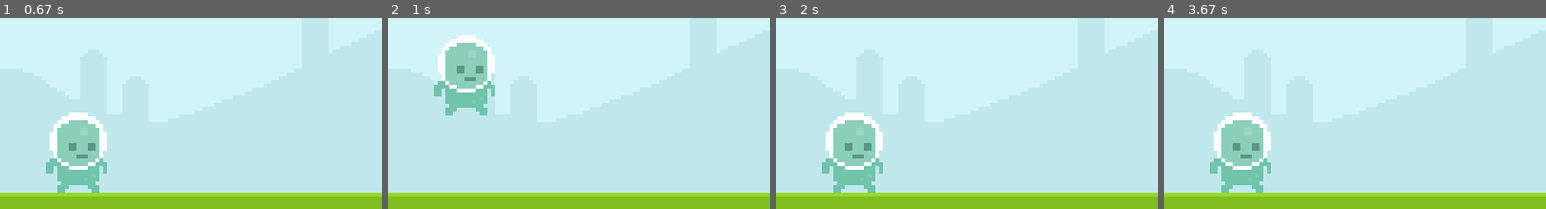
Above: before the commit, frames 1-4 (left to right).
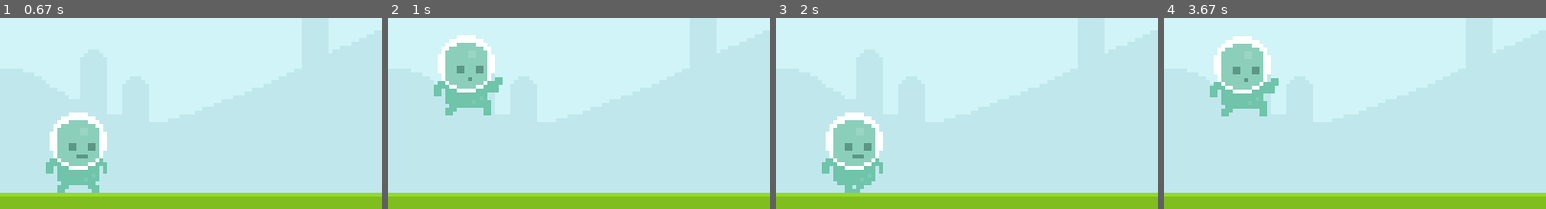
Above: after the commit, the same moments.

Repository: devloos/Python
Game: pygame game, started from projects/runner/index.py
Same seed, same stepped clock (60 frames per second), same inputs: the game is played once before the commit and once after it.
Inputs (mouse positions are % of the whole screen's width and height, from its top left):
- Up to frame 1 (0.67 s): tap Space at 0.33 s
- Up to frame 2 (1 s): click (10, 64) at 0.72 s
- Up to frame 3 (2 s): click (19, 35) at 1.05 s; click (10, 64) at 1.38 s
- Up to frame 4 (3.67 s): tap Space at 2.17, 2.57, 2.87, 3.07, 3.4 s
The pictures show only the part of the screen within x 0-50%, y 29-79%; the shares and areas given below are measured in that part.

Frame 1 is identical in both runs. In frame 2, 0.4% of the frame differs, in the area x 20-30%, y 31-51%; in frame 3, 0.4%; in frame 4, 10%, in the area x 12-30%, y 9-92%.

Commit message:
animation

Diff:
--- a/projects/runner/index.py
+++ b/projects/runner/index.py
@@ -18,6 +18,9 @@
 start_time = 0
 score = 0
 player_gravity = 0
+player_walk_index = 0
+snail_frame_index = 0
+fly_frame_index = 0
 
 # list of string and Rect (string being surface type e.g. snail)
 entities: list[list[str, pygame.Rect]] = []
@@ -28,12 +31,17 @@
 
 sky_surf = pygame.image.load('graphics/sky.png').convert()
 ground_surf = pygame.image.load('graphics/ground.png').convert()
-snail_surf = pygame.image.load('graphics/snail/snail1.png').convert_alpha()
-fly_surf = pygame.image.load('graphics/fly/fly1.png').convert_alpha()
+snail_frame_1 = pygame.image.load('graphics/snail/snail1.png').convert_alpha()
+snail_frame_2 = pygame.image.load('graphics/snail/snail2.png').convert_alpha()
+fly_frame_1 = pygame.image.load('graphics/fly/fly1.png').convert_alpha()
+fly_frame_2 = pygame.image.load('graphics/fly/fly2.png').convert_alpha()
 title_surf = font.render('PIXEL RUNNER', False, (64, 64, 64))
 instructions_surf = font.render('Press space to play!', False, (64, 64, 64))
-player_surf = pygame.image.load(
+player_jump = pygame.image.load('graphics/player/jump.png').convert_alpha()
+player_walk_1 = pygame.image.load(
     'graphics/player/player_walk_1.png').convert_alpha()
+player_walk_2 = pygame.image.load(
+    'graphics/player/player_walk_2.png').convert_alpha()
 player_stand_surf = pygame.image.load(
     'graphics/player/player_stand.png').convert_alpha()
 player_stand_surf = pygame.transform.rotozoom(player_stand_surf, 0, 2)
@@ -41,10 +49,14 @@
 
 title_rect = title_surf.get_rect(center=(SCREEN_WIDTH / 2, 35))
 instructions_rect = instructions_surf.get_rect(center=(SCREEN_WIDTH / 2, 350))
-player_rect = player_surf.get_rect(midbottom=(80, 300))
+player_rect = player_walk_1.get_rect(midbottom=(80, 300))
 player_stand_rect = player_stand_surf.get_rect(
     center=(SCREEN_WIDTH / 2, SCREEN_HEIGHT / 2)
 )
+
+player_walk = [player_walk_1, player_walk_2]
+snail_frame = [snail_frame_1, snail_frame_2]
+fly_frame = [fly_frame_1, fly_frame_2]
 
 
 def display_score():
@@ -70,14 +82,18 @@
 
 
 def display_entities(entities: list[tuple[str, pygame.Rect]]):
+    global snail_frame_index, fly_frame_index
+
     if not entities:
         return
 
     for (type, rect) in entities:
         if type == 'snail':
-            screen.blit(snail_surf, rect)
+            snail_frame_index += 0.1
+            screen.blit(snail_frame[int(snail_frame_index) % 2], rect)
         elif type == 'fly':
-            screen.blit(fly_surf, rect)
+            fly_frame_index += 0.1
+            screen.blit(fly_frame[int(fly_frame_index) % 2], rect)
 
 
 def move_entities(entities: list[tuple[str, pygame.Rect]]) -> list[tuple[str, pygame.Rect]]:
@@ -110,6 +126,16 @@
     screen.blit(ground_surf, (0, 300))
 
 
+def display_player():
+    global player_walk_index
+
+    if (player_rect.bottom < 300):
+        screen.blit(player_jump, player_rect)
+    else:
+        player_walk_index += 0.1
+        screen.blit(player_walk[int(player_walk_index) % 2], player_rect)
+
+
 while True:
     for event in pygame.event.get():
         if event.type == pygame.QUIT:
@@ -130,11 +156,11 @@
                 entity_rect = None
 
                 if type == 'snail':
-                    entity_rect = snail_surf.get_rect(
+                    entity_rect = snail_frame_1.get_rect(
                         bottomleft=(randint(800, 1000), 300)
                     )
                 else:
-                    entity_rect = fly_surf.get_rect(
+                    entity_rect = fly_frame_1.get_rect(
                         bottomleft=(randint(800, 1000), 200)
                     )
 
@@ -143,6 +169,7 @@
             if event.type == pygame.KEYDOWN:
                 if event.key == pygame.K_SPACE:
                     entities = []
+                    player_gravity = 0
                     start_time = int(pygame.time.get_ticks() / 1000)
                     game_active = True
 
@@ -164,8 +191,7 @@
         display_background()
         display_score()
         display_entities(entities)
-
-        screen.blit(player_surf, player_rect)
+        display_player()
     else:
         display_menu()
 
